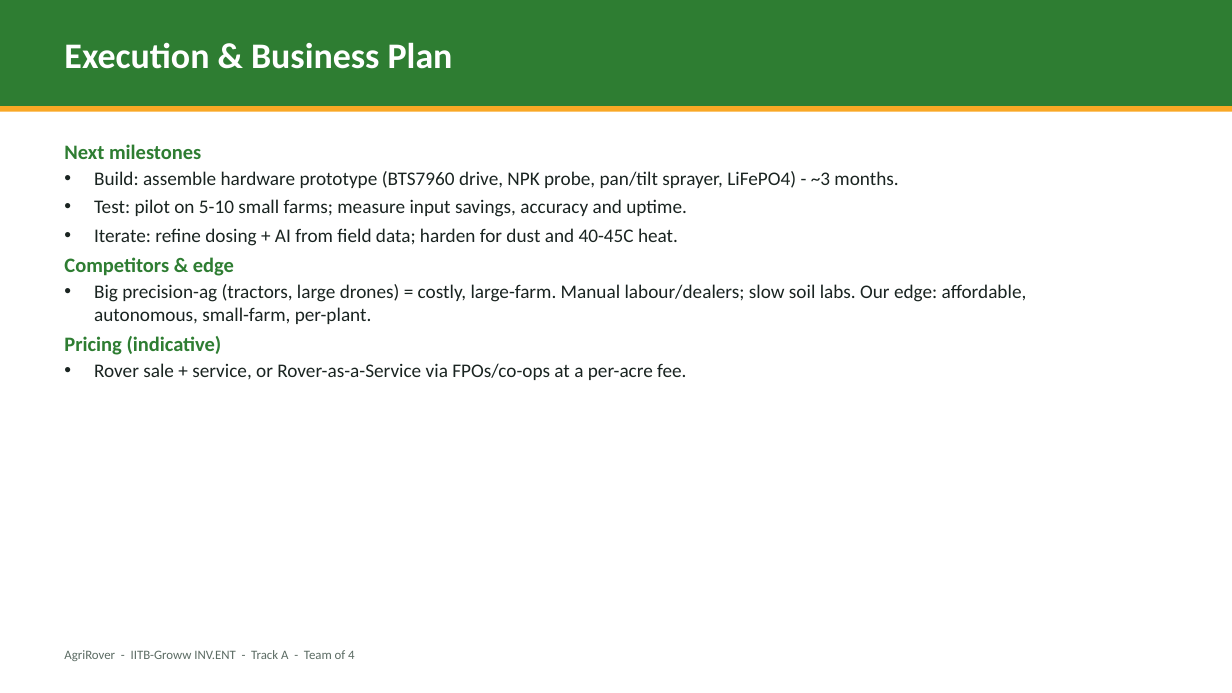
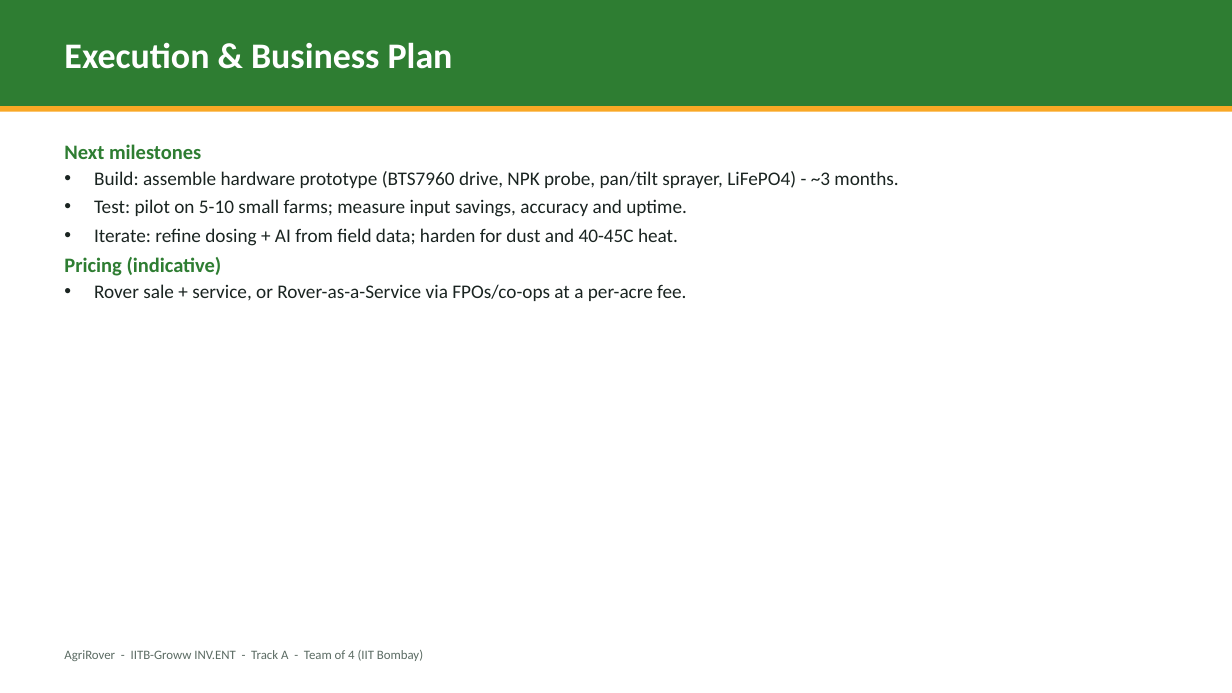
Before and after one commit to aman123825/agrobot, a slide deck: slide 7 of AgriRover_Pitch.pptx (slide 6 before the commit). Drawn at 1232x693 pixels with LibreOffice and Linux fonts; fonts in the diff are those of the drawing. Boxes give left, top, right and bottom in pixels: in the first picture for what was removed or moved away, otherwise in the second. Text is boxed around its words. In the diff, an @@ line names an element or a change of style, - is before the commit and + after.

Commit message:
Add 'Why AgriRover? (vs alternatives)' competitive matrix slide

```diff
--- a/AgriRover_Pitch.pptx
+++ b/AgriRover_Pitch.pptx
@@ text at (64, 257, 1027, 324): paragraphs removed @@
-Competitors & edge
-• Big precision-ag (tractors, large drones) = costly, large-farm. Manual labour/dealers; slow soil labs. Our edge: affordable, autonomous, small-farm, per-plant.
@@ text at (64, 650, 423, 661): text changed @@
-AgriRover - IITB-Groww INV.ENT - Track A - Team of 4
+AgriRover - IITB-Groww INV.ENT - Track A - Team of 4 (IIT Bombay)
```
Also in this commit, not shown: 7 other slides changed, 1 slide added.
